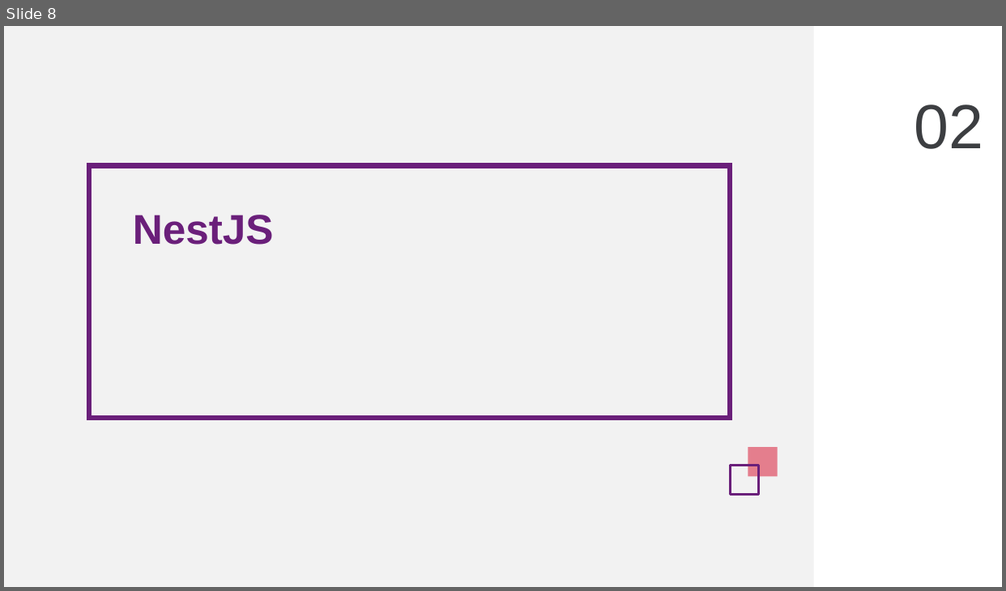
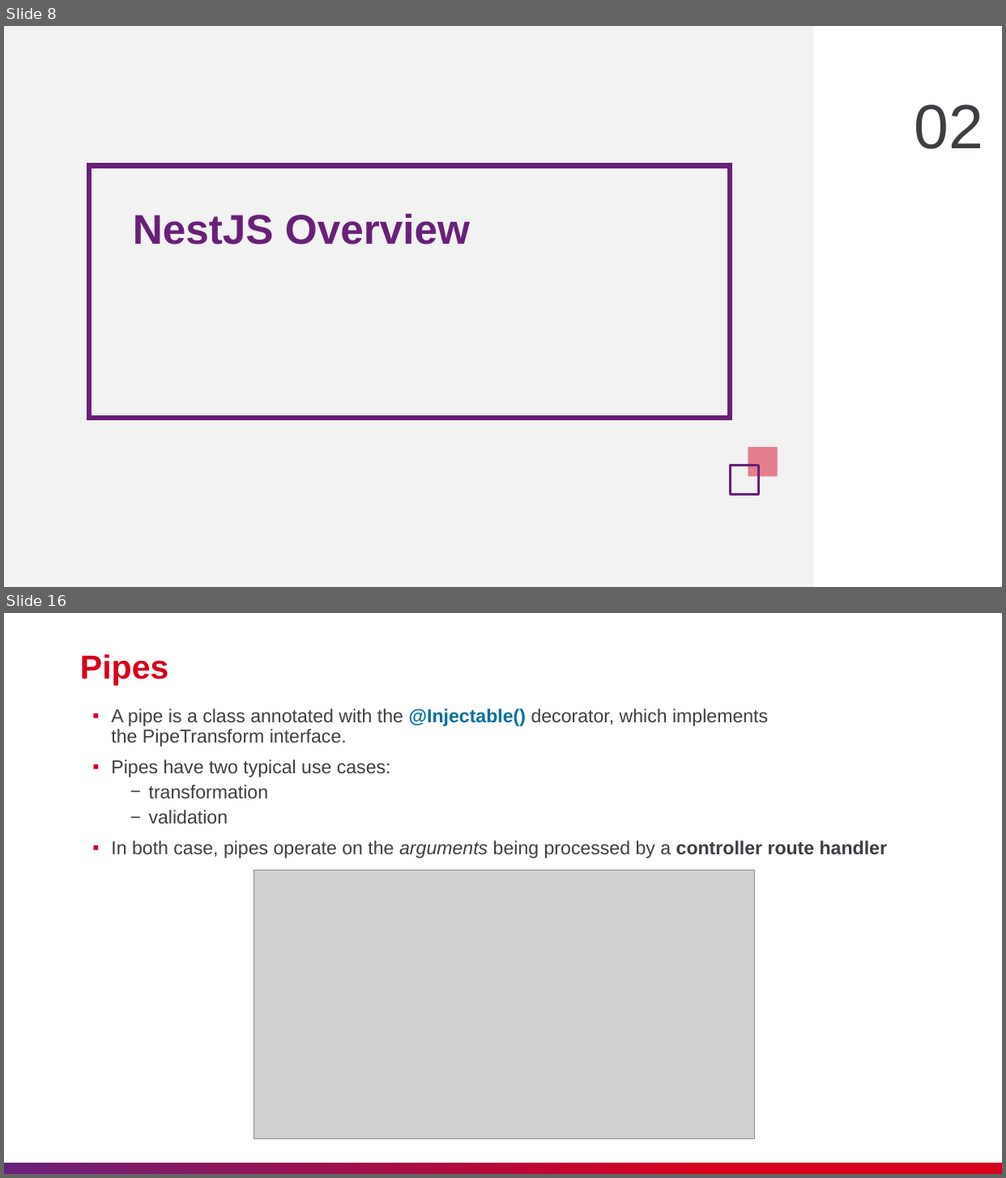
Before and after one commit to nashtech-garage/nodejs-nestjs-training, a slide deck: slide/NT_NestJS_Training.pptx. Shown one above the other, each under a label of ours: slide 8 before the commit, slides 8 and 16 after it; the slides between them are not shown. The pictures are 1006x591 and 1006x1178 pixels, drawn with LibreOffice and Linux fonts; fonts in the diff are those of the drawing; grey boxes stand for pictures. Boxes give left, top, right and bottom in pixels: in the first picture for what was removed or moved away, otherwise in the second. Text is boxed around its words. In the diff, an @@ line names an element or a change of style, - is before the commit and + after.

Commit message:
[Add] Authorization,  Global exception handler
* add global exception handler

* update error handler

* Mod .md file and add slide

* add authorization for controller

---------

```diff
--- a/slide/NT_NestJS_Training.pptx
+++ b/slide/NT_NestJS_Training.pptx
@@ slide 16 added at box(4, 613, 1002, 1174), background #FFFFFF @@
@@ title added at box(80, 654, 168, 685), 32 pt, text #D6001C, bold @@
+Pipes
@@ text added at box(111, 709, 887, 858), 18 pt, text #3C3E41 @@
+▪ A pipe is a class annotated with the @Injectable() decorator, which implements the PipeTransform interface.
+▪ Pipes have two typical use cases:
+  − transformation
+  − validation
+▪ In both case, pipes operate on the arguments being processed by a controller route handler
@@ picture added at box(254, 871, 755, 1139) @@
@@ rectangle added at box(4, 1163, 1002, 1174), fill gradient #6A1F7A to #D6001C @@
@@ slide 8 changed as well @@
@@ text at box(133, 214, 470, 245): text changed @@
-NestJS
+NestJS Overview
```
Also in this commit, not shown: 4 other slides changed, 25 other slides added, 26 slides removed, 7 other files.
